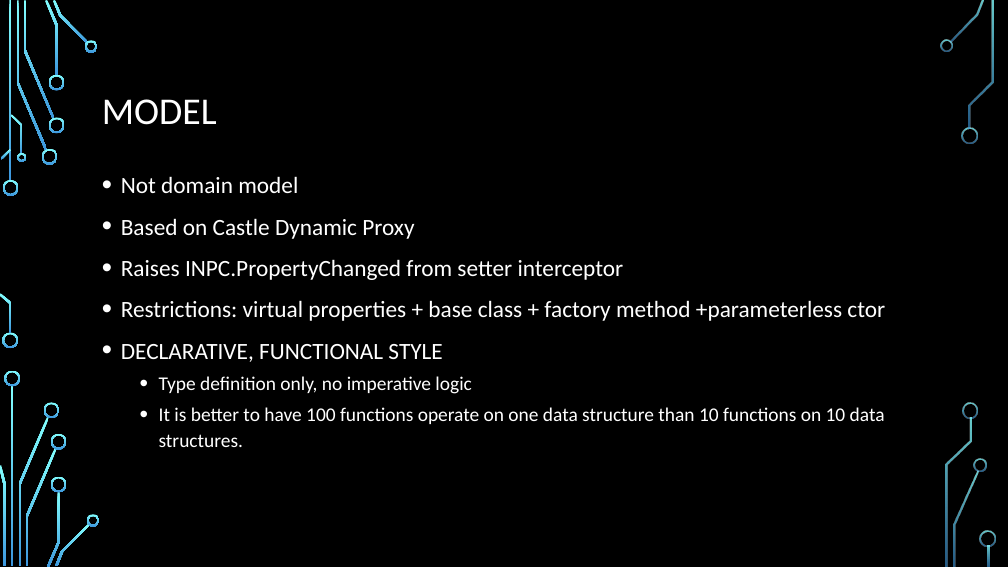
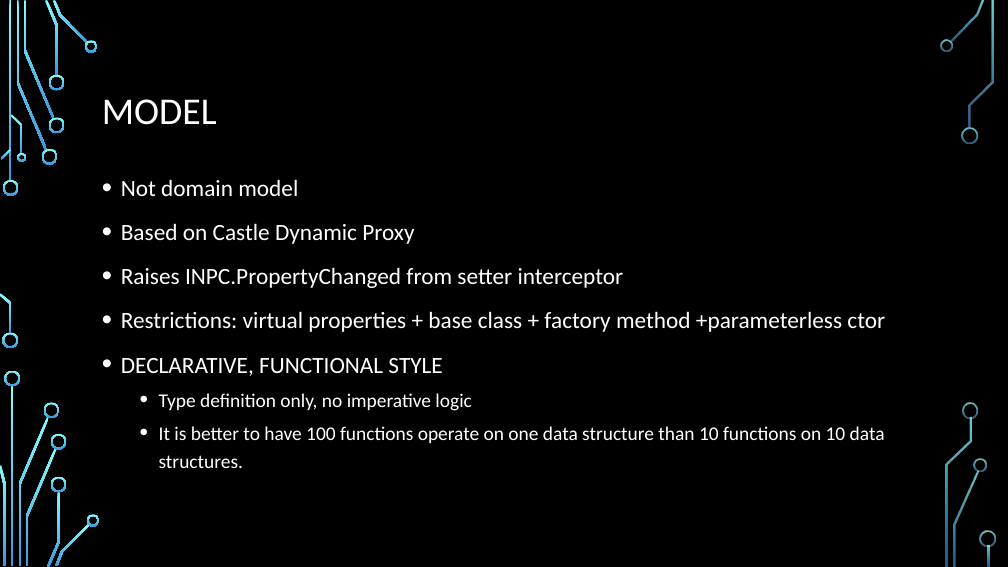
Before and after one commit to dmitry-a-morozov/fsharp-wpf-mvc-series, a slide deck: slide 5 of NYC Meetup.2013-04-23.pptx. Drawn at 1008x567 pixels with LibreOffice and Linux fonts; fonts in the diff are those of the drawing; background and template pictures are left out. Boxes give left, top, right and bottom in pixels: in the first picture for what was removed or moved away, otherwise in the second. Text is boxed around its words. In the diff, an @@ line names an element or a change of style, - is before the commit and + after.

```diff
--- a/NYC Meetup.2013-04-23.pptx
+++ b/NYC Meetup.2013-04-23.pptx
@@ text "Not domain model" at (x1=121, y1=179, x2=885, y2=468): line spacing 1.1 to 1.2 @@
```
Also in this commit, not shown: 2 other slides changed, 1 slide added, 6 other files.
